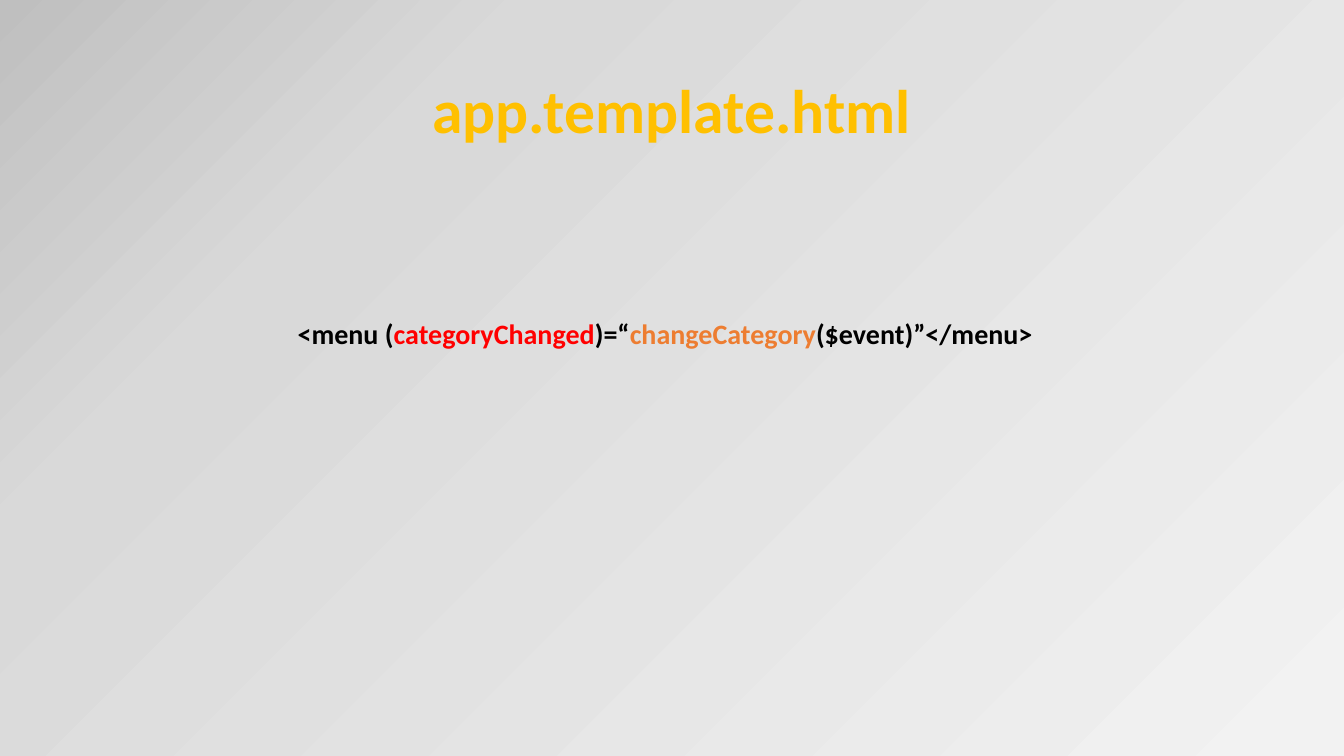
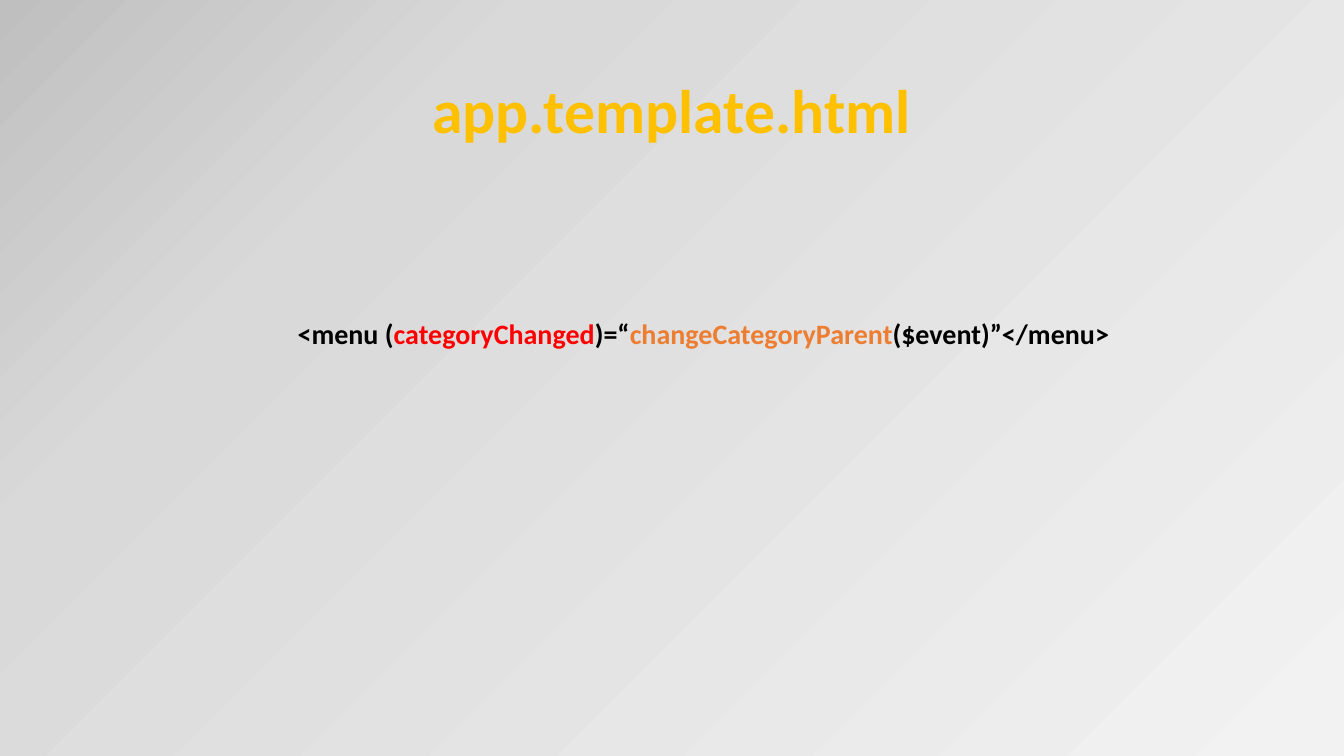
Before and after one commit to OrdinaNederland/hackjam-angular, a slide deck: slide 48 of Angular2.pptx (slide 46 before the commit). Drawn at 1344x756 pixels with LibreOffice and Linux fonts; fonts in the diff are those of the drawing. Boxes give left, top, right and bottom in pixels: in the first picture for what was removed or moved away, otherwise in the second. Text is boxed around its words. In the diff, an @@ line names an element or a change of style, - is before the commit and + after.

```diff
--- a/Angular2.pptx
+++ b/Angular2.pptx
@@ text at box(298, 323, 1109, 349): text changed @@
-<menu (categoryChanged)=“changeCategory($event)”</menu>
+<menu (categoryChanged)=“changeCategoryParent($event)”</menu>
```
Also in this commit, not shown: 11 other slides changed, 2 slides added, 1 other file.
